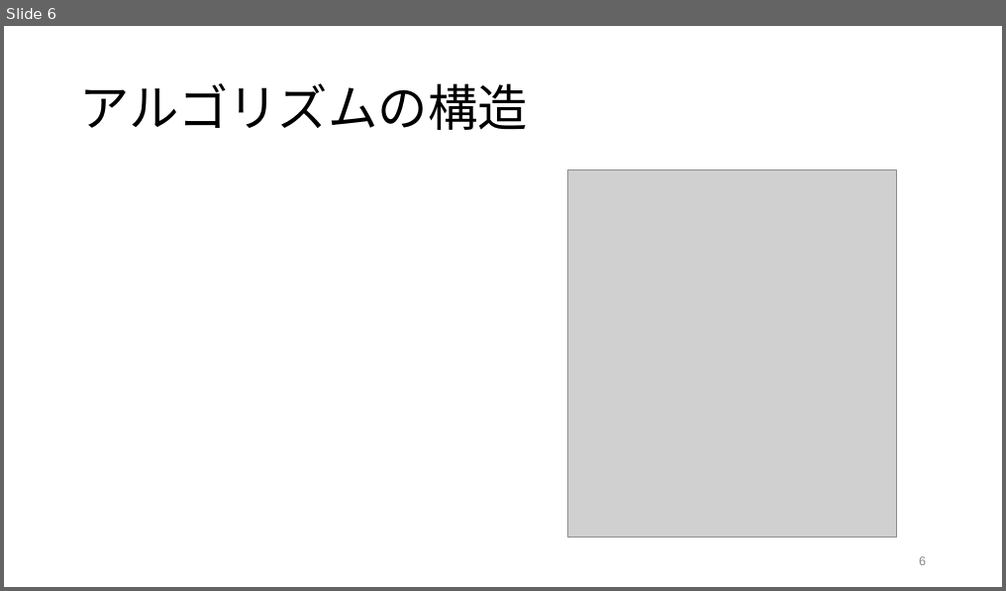
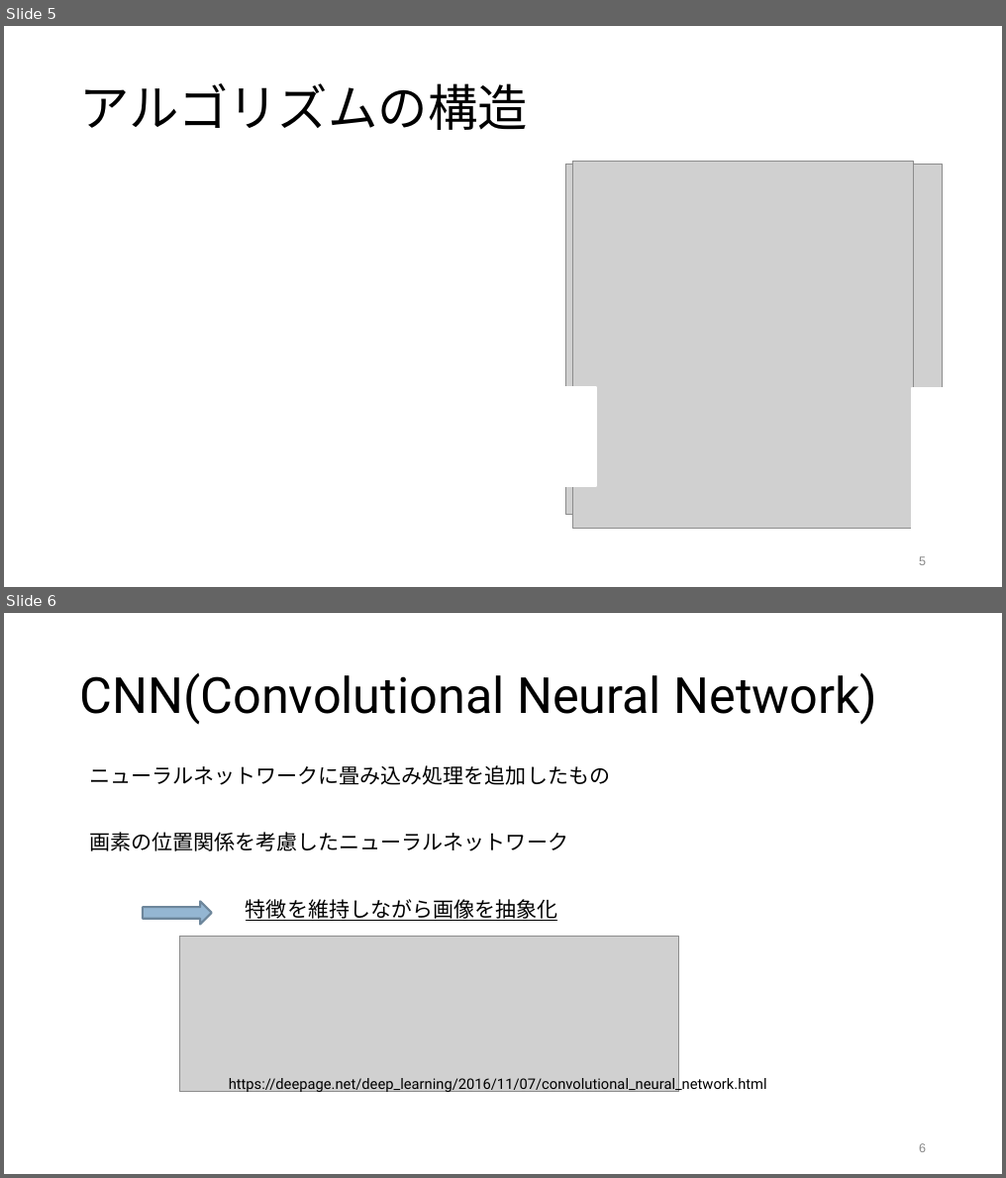
Before and after one commit to tackky/YOLO, a slide deck: yolo.pptx. Shown one above the other, each under a label of ours: slide 6 before the commit, slides 5 and 6 after it. The pictures are 1006x591 and 1006x1178 pixels, drawn with LibreOffice and Linux fonts; fonts in the diff are those of the drawing; grey boxes stand for pictures. Boxes give left, top, right and bottom in pixels: in the first picture for what was removed or moved away, otherwise in the second. Text is boxed around its words. In the diff, an @@ line names an element or a change of style, - is before the commit and + after.

```diff
--- a/yolo.pptx
+++ b/yolo.pptx
@@ slide 6 added at bbox=[4, 613, 1002, 1174], background #FFFFFF @@
@@ title added at bbox=[80, 673, 878, 725], 48 pt, text #000000 @@
+CNN(Convolutional Neural Network)
@@ text added at bbox=[89, 765, 610, 852], 20 pt, text #000000 @@
+ニューラルネットワークに畳み込み処理を追加したもの
+画素の位置関係を考慮したニューラルネットワーク
@@ right arrow added at bbox=[143, 901, 211, 925], fill #94B6D2, outline #6D879B 2 pt @@
@@ text added at bbox=[246, 899, 557, 921], 20 pt, text #000000, underline @@
+特徴を維持しながら画像を抽象化
@@ picture added at bbox=[179, 936, 678, 1091] @@
@@ text added at bbox=[229, 1075, 767, 1093], 14 pt, text #000000 @@
+https://deepage.net/deep_learning/2016/11/07/convolutional_neural_network.html
@@ page number added at bbox=[919, 1144, 926, 1153], 12 pt, text #888888 @@
+6
@@ what was slide 6 is now slide 5 @@
@@ slide 5 changed as well @@
@@ picture added at bbox=[565, 165, 943, 514] @@
@@ picture: place and size @@
-picture at bbox=[567, 170, 896, 537]
+picture at bbox=[572, 161, 914, 528]
@@ rectangle added at bbox=[539, 386, 595, 486], fill #FFFFFF, outline #FFFFFF 2 pt @@
@@ rectangle added at bbox=[912, 388, 955, 486], fill #FFFFFF, outline #FFFFFF 2 pt @@
@@ rectangle added at bbox=[912, 429, 969, 528], fill #FFFFFF, outline #FFFFFF 2 pt @@
```
Also in this commit, not shown: 6 other slides changed, 10 other slides added, 2 slides removed, 1 other file.
